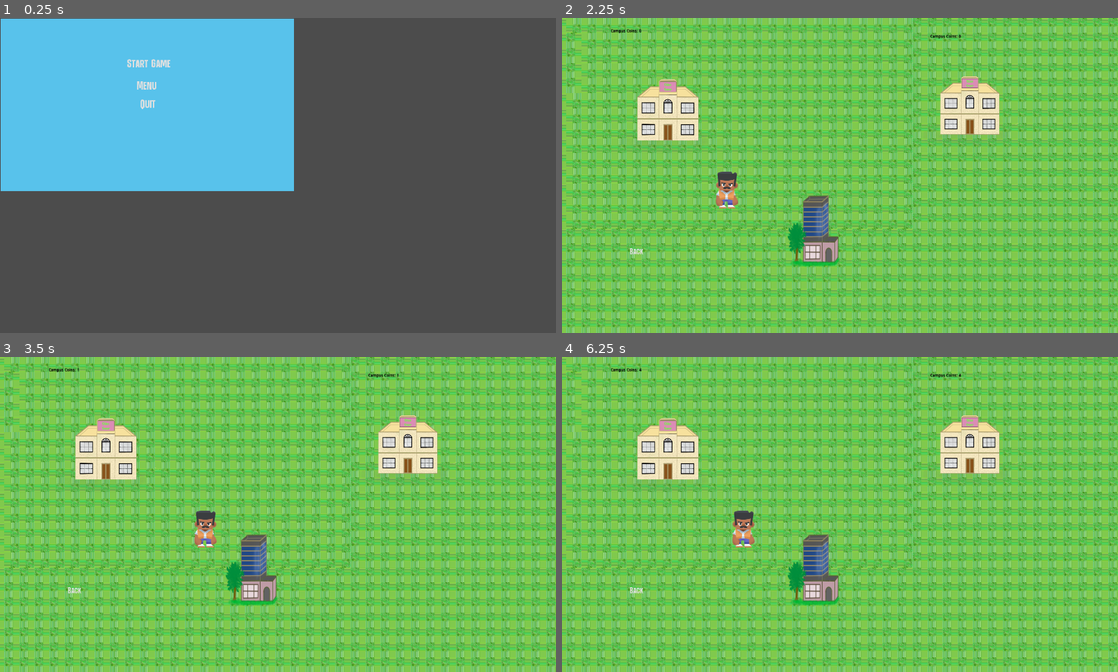
Above: before the commit, frames 1-4 (two rows, left to right).
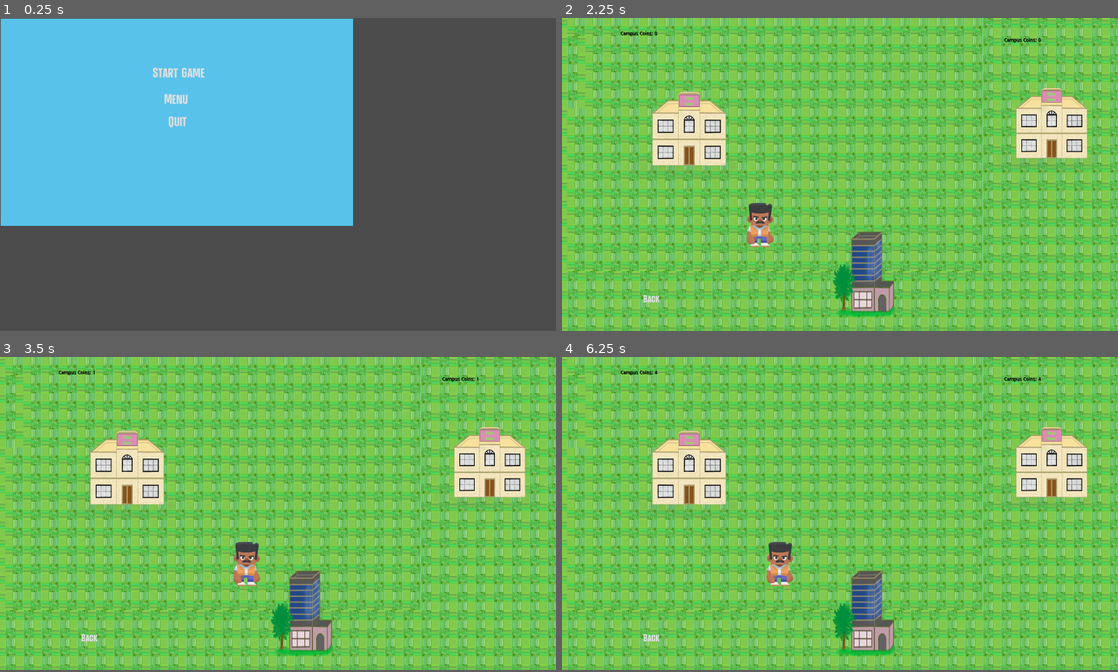
Above: after the commit, the same moments.

Repository: xLegoshiWolfx/Campus_Clash_Protoytpe
Game: Godot game, scene res://Scene/Main_Menu.tscn
Two runs of this game, one before a commit and one after it. Both use one fixed random seed, a clock stepped at 60 frames per second and the inputs below.
Inputs:
- Up to frame 1 (0.25 s): no input
- Up to frame 2 (2.25 s): click "Start Game" at 0.5 s; click "Back" at 1.25 s; click "Start Game" at 2 s
- Up to frame 3 (3.5 s): tap Enter at 2.75 s; hold Right (move_right) from 2.78 s (still down)
- Up to frame 4 (6.25 s): release Right (move_right) at 3.53 s; hold Down (move_down) 3.53-4.28 s; hold Right (move_right) 4.28-5.03 s; tap Space at 5 s; hold Up (move_up) 5.03-5.78 s; hold Left (move_left) from 5.78 s (still down)
In our replay, the window is 800x453 before the commit and 800x450 after it. These sizes can differ from the game's own. Grey fills any space a smaller window leaves; there, only what the larger window draws over its background counts as a difference.

The runs differ from the first frame. In frame 1, 13% of the frame differs, in the area x 0-64%, y 0-67%; in frame 2, 68%; in frame 3, 67%; in frame 4, 68%, in the area x 0-100%, y 0-100%.

Commit message:
Updated the resolution

Diff:
--- a/project.godot
+++ b/project.godot
@@ -16,8 +16,8 @@
 
 [display]
 
-window/size/width=1921
-window/size/height=1090
+window/size/width=1600
+window/size/height=900
 window/size/resizable=false
 window/size/fullscreen=true
 
